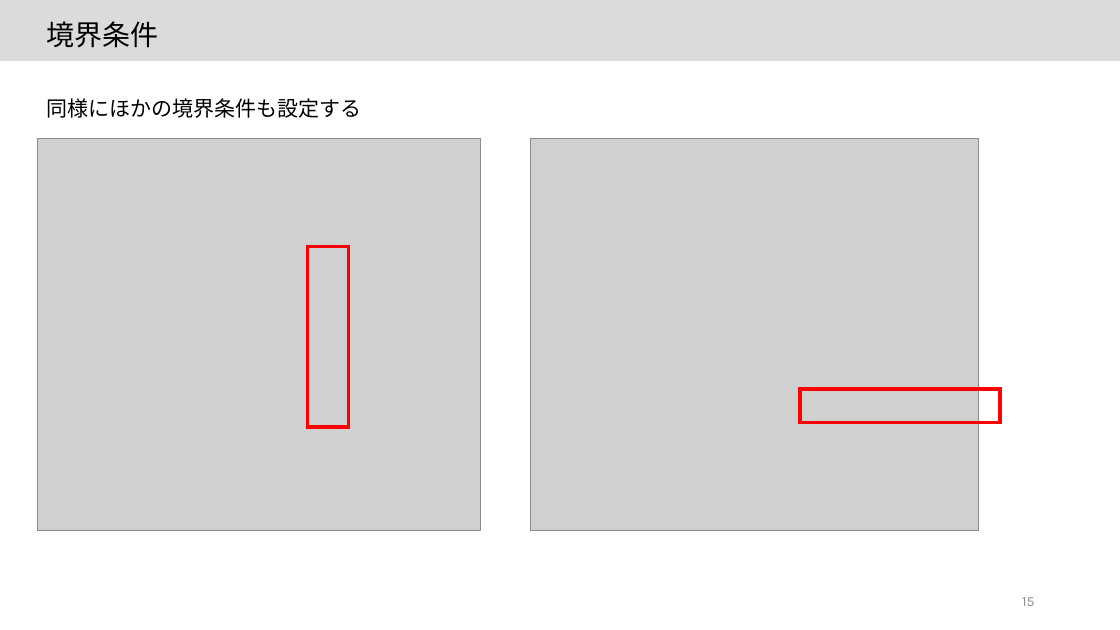
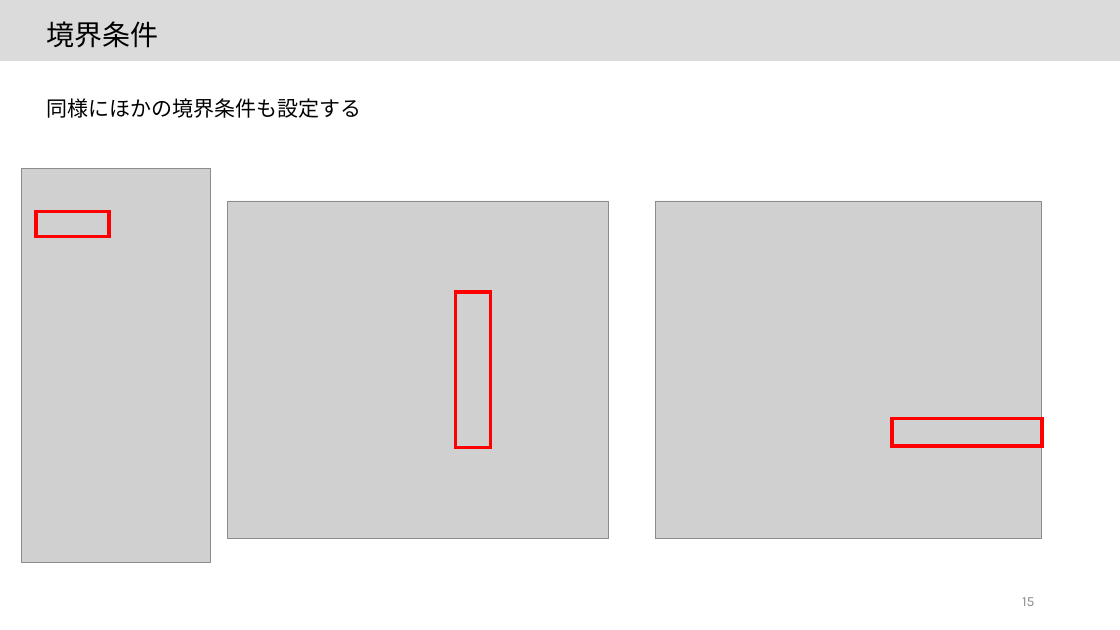
Before and after one commit to JoTsuchi22/lab_share, a slide deck: slide 15 of MSC_Marc_tutorial/20220407_Marc_tutorial_2D.pptx. Drawn at 1120x630 pixels with LibreOffice and Linux fonts; fonts in the diff are those of the drawing; grey boxes stand for pictures. Boxes give left, top, right and bottom in pixels: in the first picture for what was removed or moved away, otherwise in the second. Text is boxed around its words. In the diff, an @@ line names an element or a change of style, - is before the commit and + after.

```diff
--- a/MSC_Marc_tutorial/20220407_Marc_tutorial_2D.pptx
+++ b/MSC_Marc_tutorial/20220407_Marc_tutorial_2D.pptx
@@ picture added at box(21, 169, 210, 563) @@
@@ picture: place and size @@
-picture at box(38, 138, 481, 530)
+picture at box(228, 201, 609, 539)
@@ picture: place and size @@
-picture at box(530, 138, 979, 530)
+picture at box(655, 201, 1041, 539)
@@ rectangle added at box(36, 212, 109, 237), outline #FF0000 3 pt @@
@@ rectangle: place and size @@
-rectangle at box(308, 247, 348, 428)
+rectangle at box(455, 292, 491, 448)
@@ rectangle: place and size @@
-rectangle at box(801, 389, 1001, 423)
+rectangle at box(892, 419, 1043, 447)
```
Also in this commit, not shown: 2 other slides changed.
